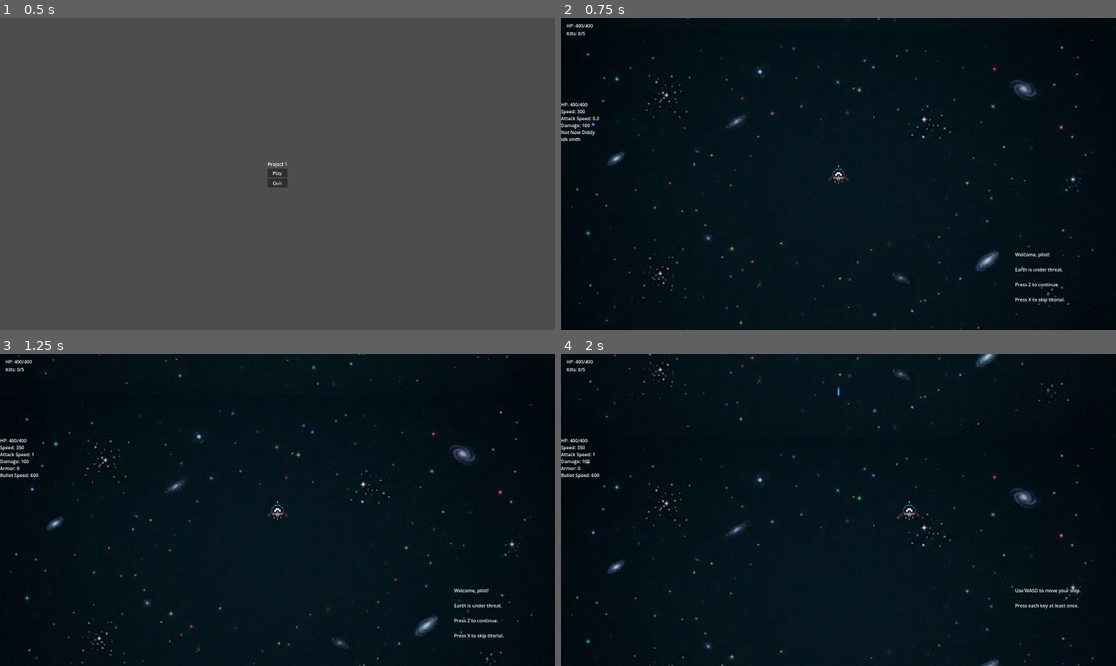
Above: before the commit, frames 1-4 (two rows, left to right).
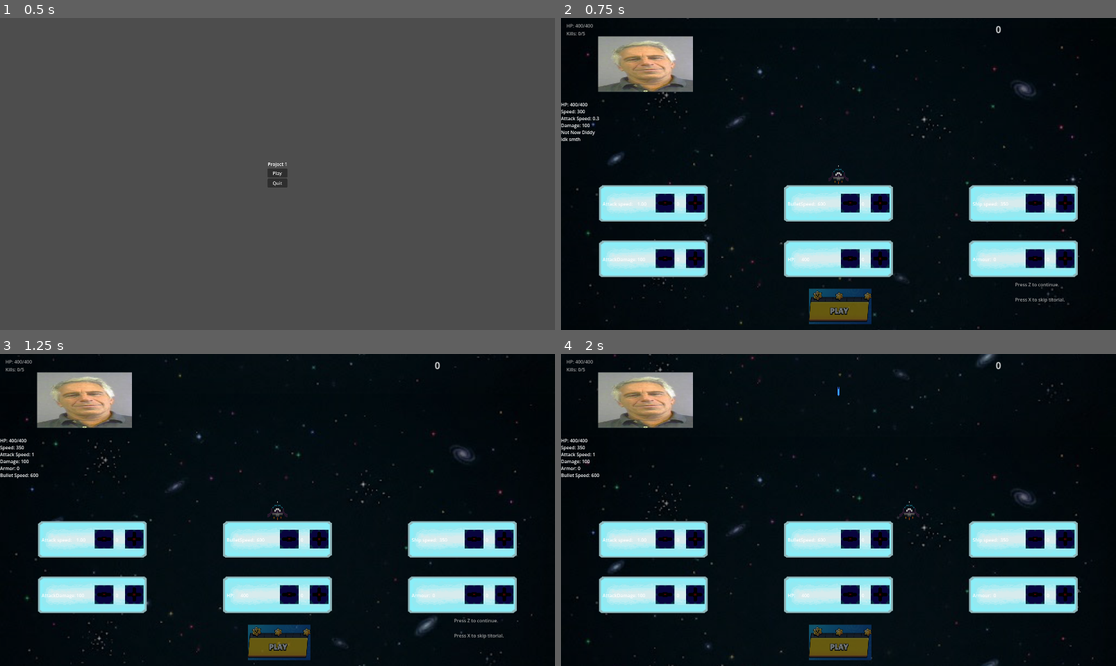
Above: after the commit, the same moments.

Repository: Infermannn/Point-of-No-Return
Game: Godot game, scene res://menu.tscn
Same seed, same stepped clock (60 frames per second), same inputs: the game is played once before the commit and once after it.
Inputs:
- Up to frame 1 (0.5 s): no input
- Up to frame 2 (0.75 s): click "Play" at 0.5 s
- Up to frame 3 (1.25 s): no input
- Up to frame 4 (2 s): tap Z at 1.25 s; hold D from 1.28 s (still down); hold Space (shoot) from 1.28 s (still down); tap Shift at 1.55 s

Frame 1 is identical in both runs. In frame 2, 19% of the frame differs, in the area x 1-96%, y 0-100%; in frame 3, 19%; in frame 4, 19%.

Commit message:
balance changes, button fix

Diff:
--- a/level1.tscn
+++ b/level1.tscn
@@ -85,7 +85,6 @@
 autowrap_mode = 2
 
 [node name="UpgradeScreen" type="Control" parent="." unique_id=1882677251]
-visible = false
 layout_mode = 3
 anchors_preset = 15
 anchor_right = 1.0
@@ -239,6 +238,7 @@
 offset_top = 436.0
 offset_right = 696.0
 offset_bottom = 940.0
+mouse_filter = 2
 texture = ExtResource("8_mx85b")
 expand_mode = 1
 
@@ -300,6 +300,7 @@
 offset_top = 628.0
 offset_right = 692.0
 offset_bottom = 1132.0
+mouse_filter = 2
 texture = ExtResource("8_mx85b")
 expand_mode = 1
 
@@ -361,6 +362,7 @@
 offset_top = 436.0
 offset_right = 1328.0
 offset_bottom = 940.0
+mouse_filter = 2
 texture = ExtResource("8_mx85b")
 expand_mode = 1
 
@@ -422,6 +424,7 @@
 offset_top = 628.0
 offset_right = 1324.0
 offset_bottom = 1132.0
+mouse_filter = 2
 texture = ExtResource("8_mx85b")
 expand_mode = 1
 
@@ -483,6 +486,7 @@
 offset_top = 436.0
 offset_right = 1960.0
 offset_bottom = 940.0
+mouse_filter = 2
 texture = ExtResource("8_mx85b")
 expand_mode = 1
 
@@ -544,6 +548,7 @@
 offset_top = 628.0
 offset_right = 1956.0
 offset_bottom = 1132.0
+mouse_filter = 2
 texture = ExtResource("8_mx85b")
 expand_mode = 1
 
@@ -597,6 +602,15 @@
 offset_bottom = 1272.0
 scale = Vector2(0.3, 0.3)
 icon = ExtResource("11_mx85b")
+
+[node name="PointsLeftLabel" type="Label" parent="UpgradeScreen" unique_id=399425063 groups=["points_left_label"]]
+layout_mode = 0
+offset_left = -240.0
+offset_top = -64.0
+offset_right = -200.0
+offset_bottom = -41.0
+scale = Vector2(2, 2)
+text = "0"
 
 [node name="HPLabel" type="Label" parent="." unique_id=1091996565 groups=["hp_label"]]
 offset_top = 288.0
--- a/scripts/drone_mk1.gd
+++ b/scripts/drone_mk1.gd
@@ -1,6 +1,6 @@
 extends Area2D
 
-var hp = 60
+var hp = 50
 var speed = 350  # 2.5x basic
 var reached_position = false
 var stop_y = 0
@@ -35,7 +35,7 @@
 		var bullet = bullet_scene.instantiate()
 		bullet.position = global_position
 		bullet.direction = dir
-		bullet.speed = 520
+		bullet.speed = 500
 		bullet.damage = 50
 		get_parent().add_child(bullet)
 
--- a/scripts/enemy.gd
+++ b/scripts/enemy.gd
@@ -4,13 +4,13 @@
 var reached_position = false
 var move_direction = 1
 var move_range = 100
-var hp = 125
+var hp = 110
 var start_x = 0
 var normal_enemy = true
 
 var bullet_scene = preload("res://enemy_bullet.tscn")
 var shoot_timer = 0
-var shoot_interval = 1.5
+var shoot_interval = 2
 
 func _ready():
 	connect("area_entered", _on_area_entered)
@@ -40,8 +40,8 @@
 	var bullet = bullet_scene.instantiate()
 	bullet.position = global_position
 	bullet.direction = (player.global_position - global_position).normalized()
-	bullet.damage = 100
-	bullet.speed = 400
+	bullet.damage = 90
+	bullet.speed = 300
 	get_parent().add_child(bullet)
 
 func die():
--- a/scripts/player.gd
+++ b/scripts/player.gd
@@ -69,6 +69,11 @@
 			label.visible = godmode
 		print("Godmode: ", godmode)
 
+	if Input.is_key_pressed(KEY_SHIFT) and Input.is_key_pressed(KEY_Z) and Input.is_key_pressed(KEY_X) and Input.is_key_pressed(KEY_C):
+		for enemy in get_tree().get_nodes_in_group("enemy"):
+			enemy.queue_free()
+		get_tree().get_first_node_in_group("world").force_end_wave()
+
 	if Input.is_action_just_pressed("pause"):
 		paused = not paused
 		get_tree().paused = paused
--- a/scripts/upgrade_screen.gd
+++ b/scripts/upgrade_screen.gd
@@ -1,6 +1,6 @@
 extends Control
 
-var upgrade_points = 3
+var upgrade_points = 5
 var stat_points = {"AttackSpeed": 0, "AttackDamage": 0, "BulletSpeed": 0, "HP": 0, "ShipSpeed": 0, "StatusResist": 0}
 var total_spent = {"AttackSpeed": 0, "AttackDamage": 0, "BulletSpeed": 0, "HP": 0, "ShipSpeed": 0, "StatusResist": 0}
 
@@ -8,16 +8,18 @@
 	$Ready.disabled = true
 
 var upgrades = {
-	"AttackSpeed": 0.015,
+	"AttackSpeed": 0.02,
 	"AttackDamage": 10,
 	"BulletSpeed": 40,
 	"HP": 25,
-	"ShipSpeed": 25,
+	"ShipSpeed": 15,
 	"StatusResist": 5
 }
 
 func showw():
+	var player = get_tree().get_first_node_in_group("player")
 	update_all_labels()
+	update_points_label()
 	visible = true
 
 func update_all_labels():
@@ -53,6 +55,11 @@
 	update_buttons()
 	check_ready()
 
+func update_points_label():
+	var label = get_tree().get_first_node_in_group("points_left_label")
+	if label:
+		label.text = "Points left: " + str(upgrade_points)
+
 func update_buttons():
 	var player = get_tree().get_first_node_in_group("player")
 	$VBoxContainer/HBoxContainer6stat/StatCard1/ASValue.text = str(snappedf(player.attack_speed - stat_points["AttackSpeed"] * upgrades["AttackSpeed"], 0.01))
@@ -69,6 +76,7 @@
 
 func check_ready():
 	$Ready.disabled = upgrade_points > 0
+	update_points_label()
 
 func on_ready_pressed():
 	apply_upgrades()
@@ -92,7 +100,7 @@
 	for stat in stat_points:
 		total_spent[stat] += stat_points[stat]
 	stat_points = {"AttackSpeed": 0, "AttackDamage": 0, "BulletSpeed": 0, "HP": 0, "ShipSpeed": 0, "StatusResist": 0}
-	upgrade_points = 3
+	upgrade_points = 5
 	update_buttons()
 
 func _on_StatCard1_plus_pressed():
--- a/scripts/world.gd
+++ b/scripts/world.gd
@@ -43,6 +43,17 @@
 	if spawn_timer >= spawn_interval:
 		spawn_timer = 0
 		spawn_next()
+
+func force_end_wave():
+	spawn_queue = []
+	wave_active = false
+	var player = get_tree().get_first_node_in_group("player")
+	player.hp = player.max_hp
+	for bullet in get_tree().get_nodes_in_group("enemy_bullet"):
+		bullet.queue_free()
+	get_node("UpgradeScreen").showw()
+	get_tree().paused = true
+	get_node("UpgradeScreen").process_mode = Node.PROCESS_MODE_ALWAYS
 
 func show_upgrades():
 	get_node("UpgradeScreen/Dimmer").visible = true
Not shown, changed: export_presets.cfg
Not shown, added: versions/1.1.0/Project1_v1.1.0.console.exe
Not shown, added: versions/1.1.0/Project1_v1.1.0.exe
Not shown, added: versions/1.1.0/Project1_v1.1.0.pck
Not shown, added: versions/1.1.1/Project1_v1.1.1.console.exe
Not shown, added: versions/1.1.1/Project1_v1.1.1.exe
Not shown, added: versions/1.1.1/Project1_v1.1.1.pck
